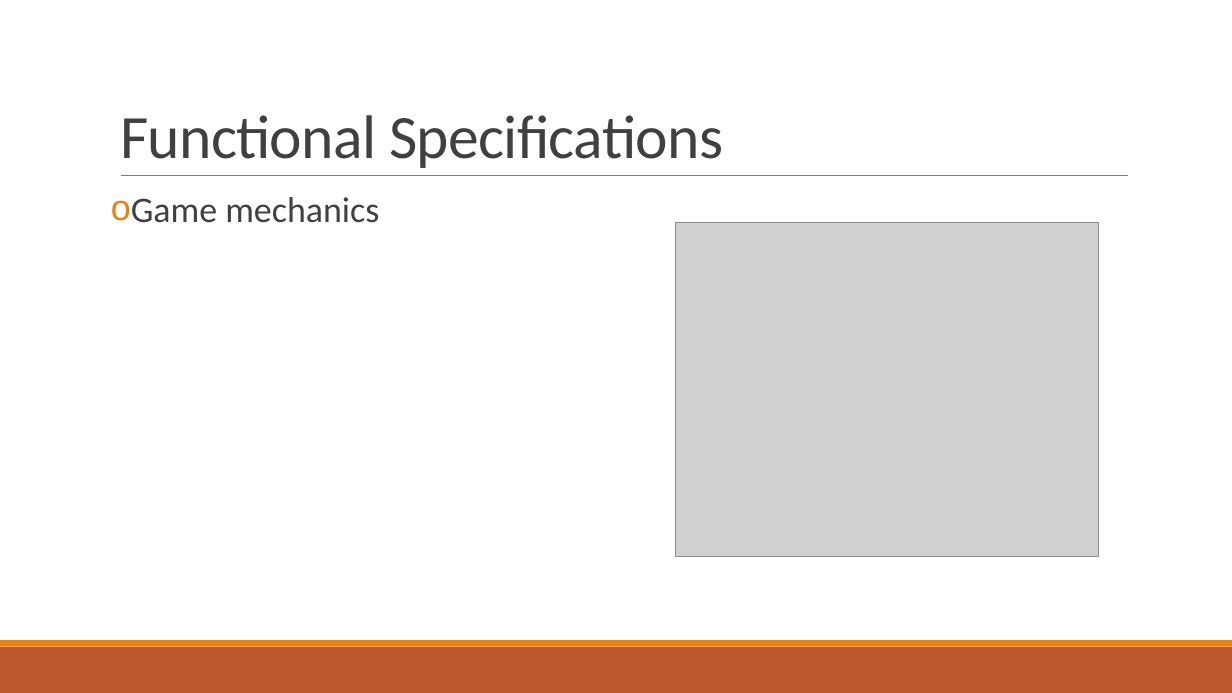
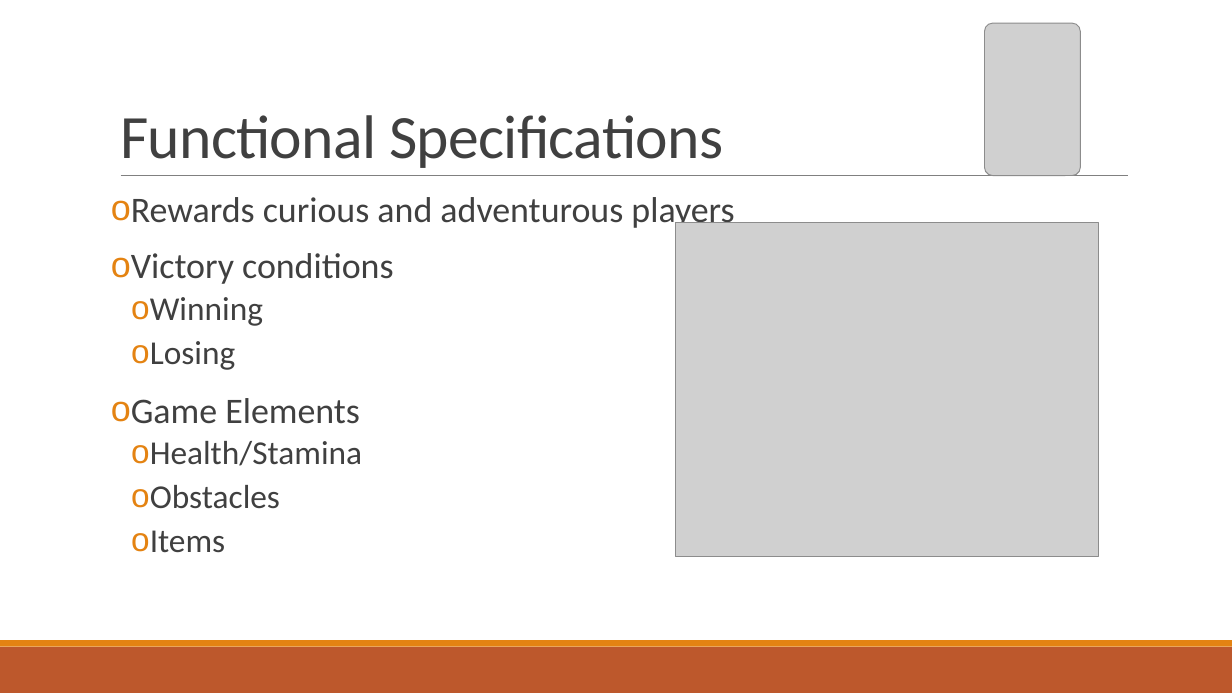
Before and after one commit to jonnynabors/Belly-Of-The-Beast, a slide deck: slide 3 of Documentation/Design Document/UnityDesignPresentation.pptx (slide 4 before the commit). Drawn at 1232x693 pixels with LibreOffice and Linux fonts; fonts in the diff are those of the drawing; grey boxes stand for pictures. Boxes give left, top, right and bottom in pixels: in the first picture for what was removed or moved away, otherwise in the second. Text is boxed around its words. In the diff, an @@ line names an element or a change of style, - is before the commit and + after.

```diff
--- a/Documentation/Design Document/UnityDesignPresentation.pptx
+++ b/Documentation/Design Document/UnityDesignPresentation.pptx
@@ picture added at (984, 23, 1080, 176) @@
@@ text at (131, 197, 734, 553): text changed @@
-o Game mechanics
+o Rewards curious and adventurous players
+o Victory conditions
+  o Winning
+  o Losing
+o Game Elements
+  o Health/Stamina
+  o Obstacles
+  o Items
```
Also in this commit, not shown: 8 other slides changed, 2 slides added, 3 slides removed, 1 other file.
